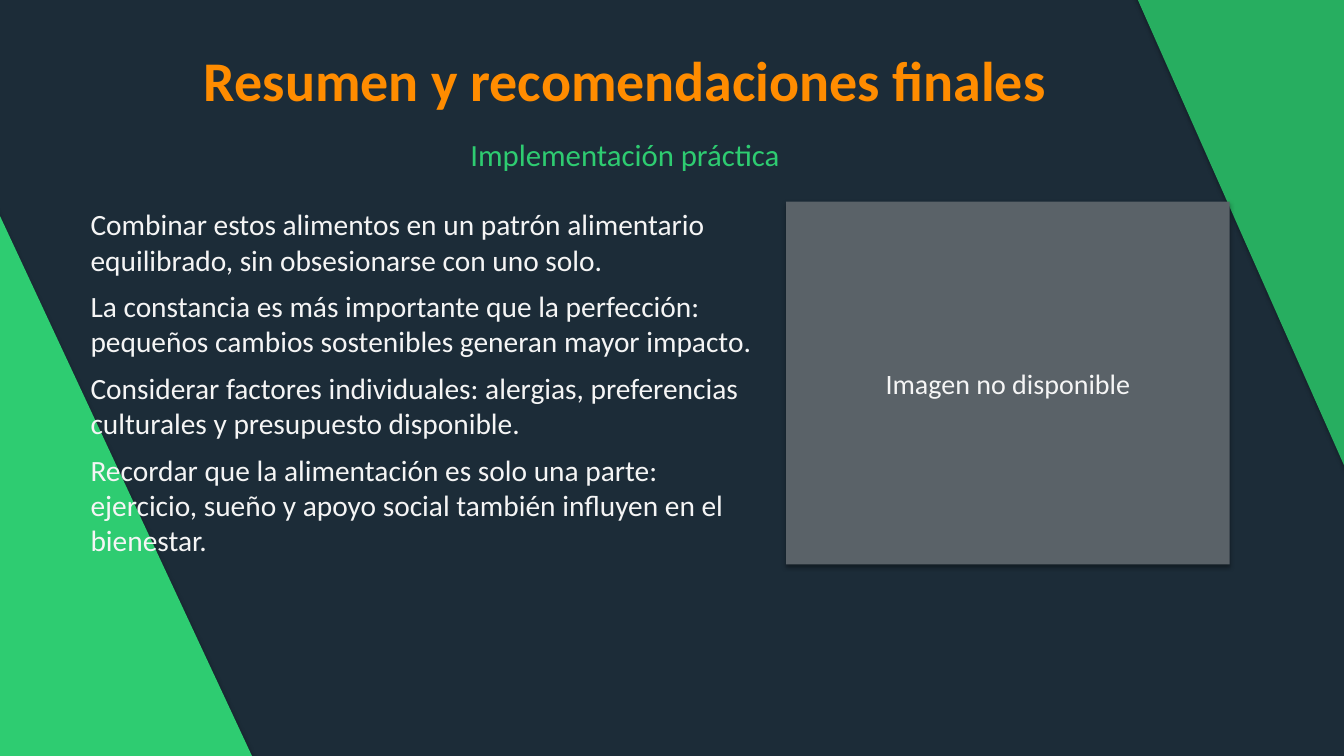
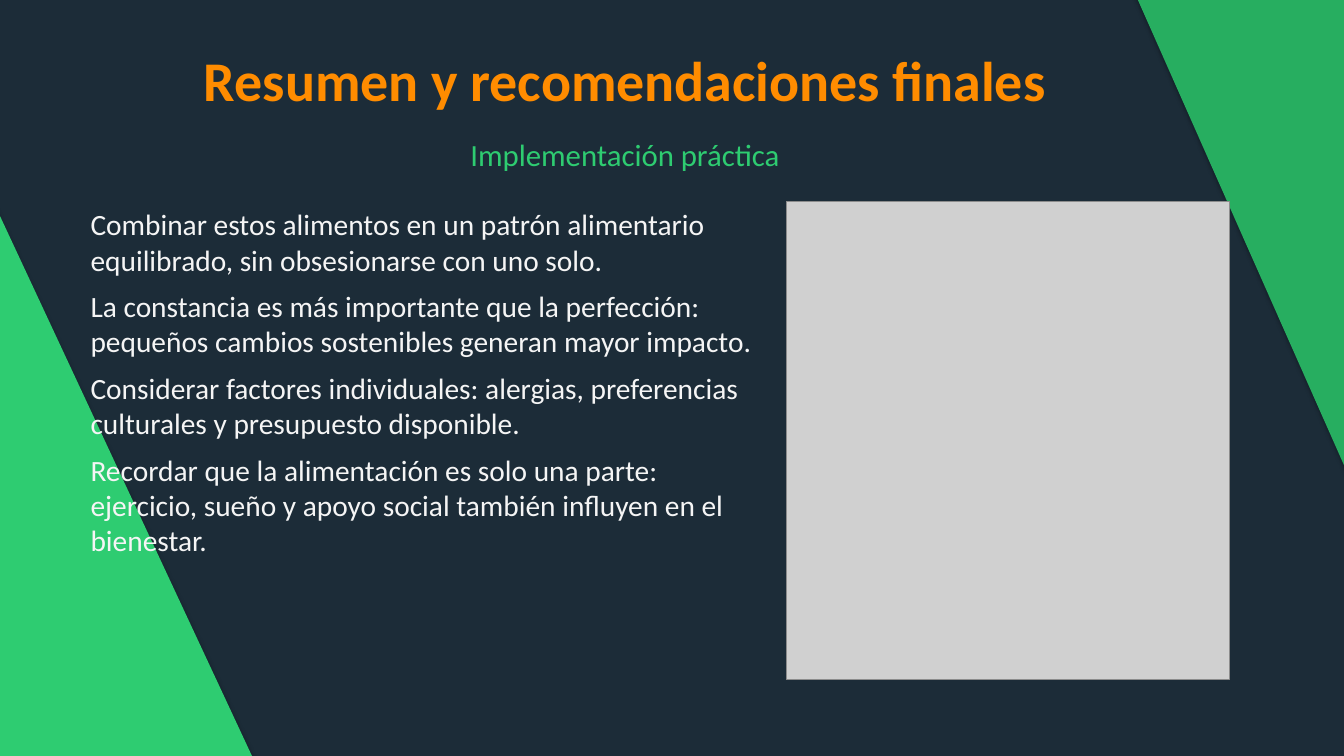
Before and after one commit to David21772/portafolio-hdk, a slide deck: slide 7 of presentations/alimentos-felicidad/alimentos-felicidad.pptx. Drawn at 1344x756 pixels with LibreOffice and Linux fonts; fonts in the diff are those of the drawing; grey boxes stand for pictures. Boxes give left, top, right and bottom in pixels: in the first picture for what was removed or moved away, otherwise in the second. Text is boxed around its words. In the diff, an @@ line names an element or a change of style, - is before the commit and + after.

```diff
--- a/presentations/alimentos-felicidad/alimentos-felicidad.pptx
+++ b/presentations/alimentos-felicidad/alimentos-felicidad.pptx
@@ rectangle removed at box(786, 202, 1230, 565) @@
-Imagen no disponible
@@ picture added at box(786, 202, 1230, 680) @@
```
Also in this commit, not shown: 1 other slide changed, 1 other file.
